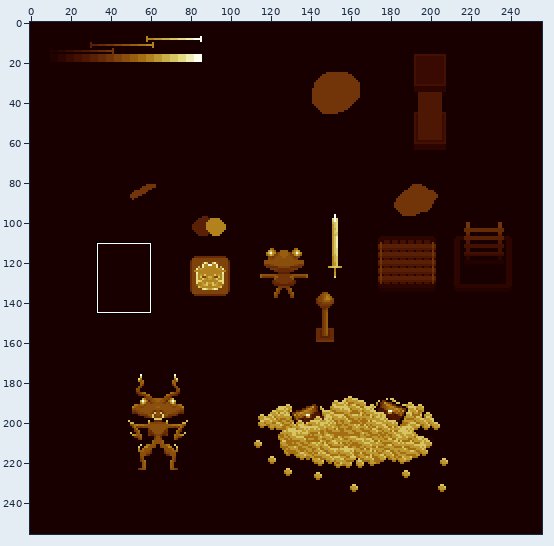
One commit to this pixel-art file: external/aseprite/scene.aseprite. Above, an overview of the earlier version with the close-up marked.
Close-up. The starting point:
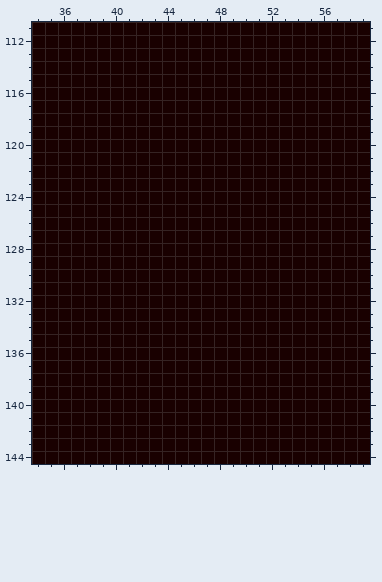
256x256 pixels, 1 frame. Shown: x 34..59, y 111..144. The commit also changed other parts of the picture, which this record leaves out.
New version:
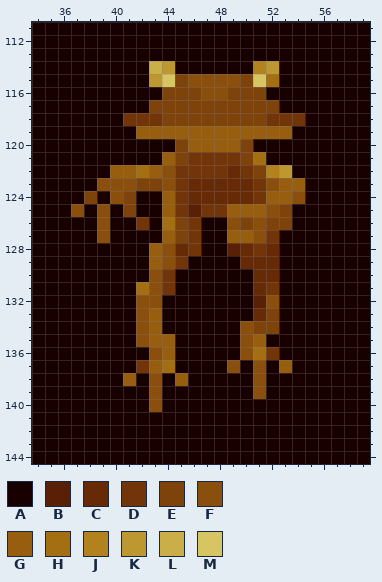
Palette (. is transparent): A #190000  B #5a2005  C #662a07  D #723509  E #7e420b  F #8b4f0d  G #975e10  H #a46f13  J #b1821d  K #bd9831  L #caaf48  M #d7c563
Changes in this commit:
layer "hoplite" added
--- layer "hoplite"
@@ x 34..59 @@
 113 AAAAAAAAAAAAAAAAAAAAAAAAAA
-114 AAAAAAAAAAAAAAAAAAAAAAAAAA
-115 AAAAAAAAAAAAAAAAAAAAAAAAAA
-116 AAAAAAAAAAAAAAAAAAAAAAAAAA
-117 AAAAAAAAAAAAAAAAAAAAAAAAAA
-118 AAAAAAAAAAAAAAAAAAAAAAAAAA
-119 AAAAAAAAAAAAAAAAAAAAAAAAAA
-120 AAAAAAAAAAAAAAAAAAAAAAAAAA
-121 AAAAAAAAAAAAAAAAAAAAAAAAAA
-122 AAAAAAAAAAAAAAAAAAAAAAAAAA
-123 AAAAAAAAAAAAAAAAAAAAAAAAAA
-124 AAAAAAAAAAAAAAAAAAAAAAAAAA
-125 AAAAAAAAAAAAAAAAAAAAAAAAAA
-126 AAAAAAAAAAAAAAAAAAAAAAAAAA
-127 AAAAAAAAAAAAAAAAAAAAAAAAAA
-128 AAAAAAAAAAAAAAAAAAAAAAAAAA
-129 AAAAAAAAAAAAAAAAAAAAAAAAAA
-130 AAAAAAAAAAAAAAAAAAAAAAAAAA
-131 AAAAAAAAAAAAAAAAAAAAAAAAAA
-132 AAAAAAAAAAAAAAAAAAAAAAAAAA
-133 AAAAAAAAAAAAAAAAAAAAAAAAAA
-134 AAAAAAAAAAAAAAAAAAAAAAAAAA
-135 AAAAAAAAAAAAAAAAAAAAAAAAAA
-136 AAAAAAAAAAAAAAAAAAAAAAAAAA
-137 AAAAAAAAAAAAAAAAAAAAAAAAAA
-138 AAAAAAAAAAAAAAAAAAAAAAAAAA
-139 AAAAAAAAAAAAAAAAAAAAAAAAAA
-140 AAAAAAAAAAAAAAAAAAAAAAAAAA
+114 AAAAAAAAALKAAAAAAJKAAAAAAA
+115 AAAAAAAAAKMEFFFFEMHAAAAAAA
+116 AAAAAAAAAAEEEFFEEEAAAAAAAA
+117 AAAAAAAAAEEEEEEEEEEAAAAAAA
+118 AAAAAAADDDEEEEEEEEDDDAAAAA
+119 AAAAAAAAGGGGGGGGGGGGAAAAAA
+120 AAAAAAAAAAAEGGGGEAAAAAAAAA
+121 AAAAAAAAAAGEDDDDEHAAAAAAAA
+122 AAAAAAGGHGFDDDDCDEJKAAAAAA
+123 AAAAAFFFEEFDCCCCCDFGGAAAAA
+124 AAAAEAFEAAGDCCCCCDGGFAAAAA
+125 AAAFAFAEAAGDBDDGGGFEAAAAAA
+126 AAAAAFAADAHEDAAFEFEEAAAAAA
+127 AAAAAFAAAAGEDAAGGFDAAAAAAA
+128 AAAAAAAAAGFCDAABCDCAAAAAAA
+129 AAAAAAAAAGFDAAAACCCAAAAAAA
+130 AAAAAAAAAFDAAAAAACCAAAAAAA
+131 AAAAAAAAHFDAAAAAACDAAAAAAA
+132 AAAAAAAAFFAAAAAAABFAAAAAAA
+133 AAAAAAAAFGAAAAAAACEAAAAAAA
+134 AAAAAAAAFGAAAAAAFEEAAAAAAA
+135 AAAAAAAAFGGAAAAAFGAAAAAAAA
+136 AAAAAAAAAFGAAAAAFHDAAAAAAA
+137 AAAAAAAADGHAAAAFAFAGAAAAAA
+138 AAAAAAAGAFAGAAAAAFAAAAAAAA
+139 AAAAAAAAAFAAAAAAAFAAAAAAAA
+140 AAAAAAAAAFAAAAAAAAAAAAAAAA
 141 AAAAAAAAAAAAAAAAAAAAAAAAAA
